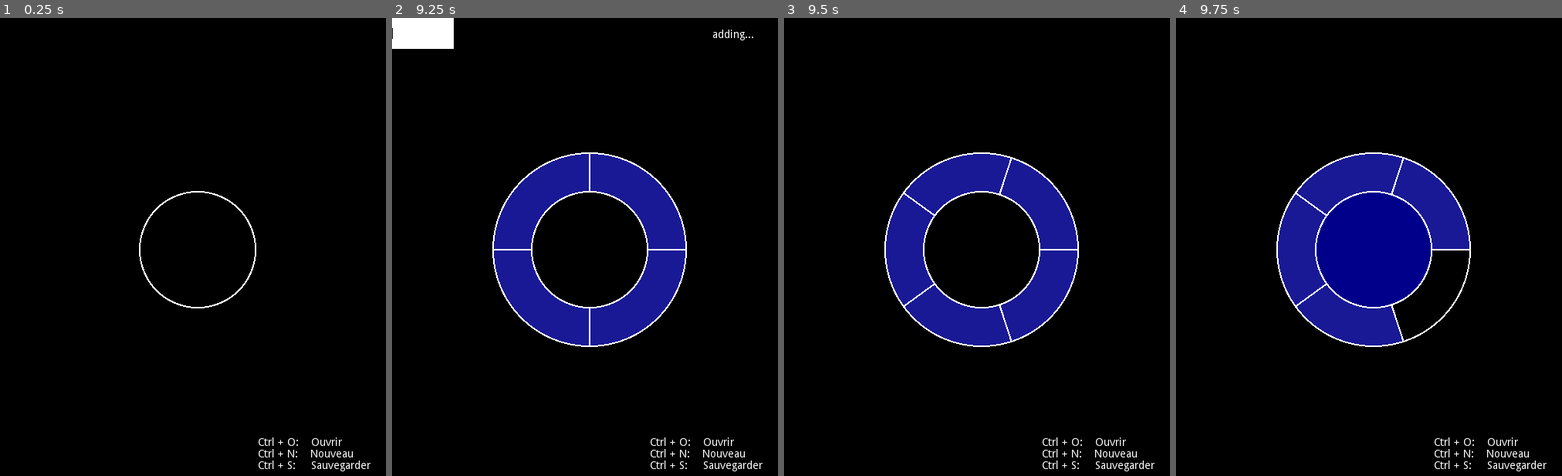
Above: before the commit, frames 1-4 (left to right).
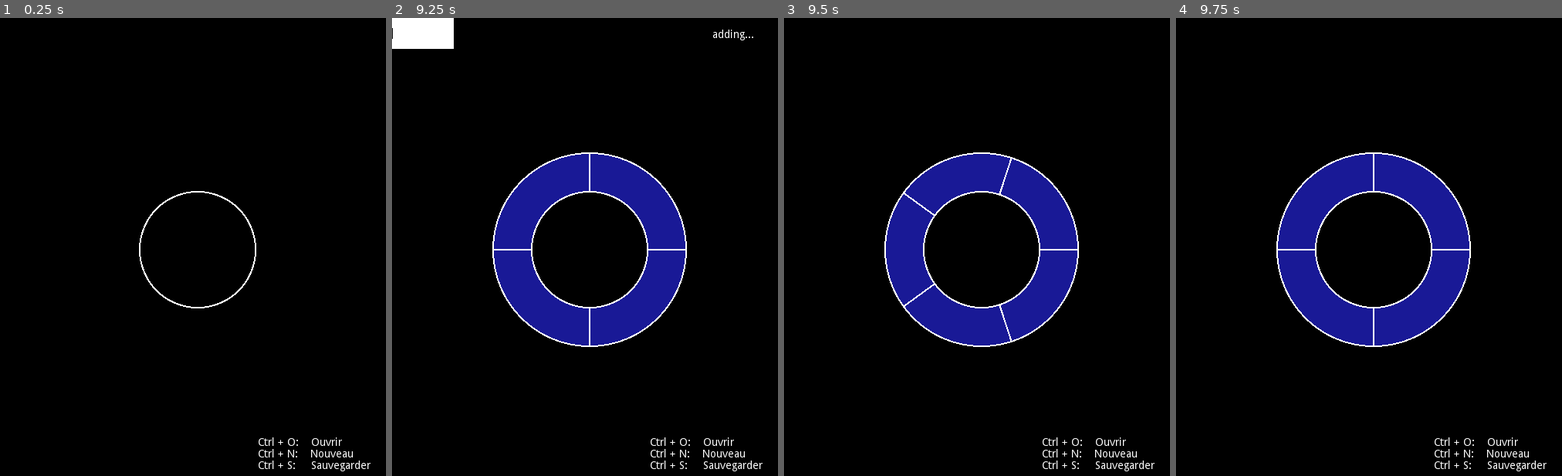
Above: after the commit, the same moments.

Repository: StrayEddy/GoMental
Game: Godot game, scene res://Main.tscn
The game is run twice, just before and just after one commit, with the same random seed, the same clock (stepped at 60 frames per second) and the same inputs.
Inputs (mouse positions are in pixels of both pictures, inside the frame that each line leads up to):
- Up to frame 1 (0.25 s): no input
- Up to frame 2 (9.25 s): tap Enter (ui_accept) at 0.5, 0.77, 0.8, 1.07, 5.75, 5.85, 6.02, 6.32, 6.8, 7.25, 7.52, 7.82, 8.27, 8.3, 8.57, 8.85, 9.02 s; move the mouse to (669, 228) at 0.52 s; hold Right (ui_right) 0.53-1.25 s; tap Delete (ui_del, bound only after the commit) at 0.6, 6.05, 6.6, 7.55, 8.1, 9.05 s; click (669, 228) at 0.67 s; click (422, 31) at 1.27 s; type "12" at 1.35 s; click (488, 31) at 2 s; click (554, 31) at 2.75 s; click (615, 31) at 3.5 s; click (681, 31) at 4.25 s; click (747, 31) at 5 s; move the mouse to (422, 31) at 5.77 s; hold Down (ui_down) 5.78-6.53 s; click (422, 31) at 5.92 s; move the mouse to (623, 146) at 6.52 s; hold Right (ui_right) 6.53-7.28 s; move the mouse to (565, 343) at 7.27 s; hold Up (ui_up) 7.28-8.03 s; tap Tab at 7.35 s; click (565, 343) at 7.42 s; move the mouse to (700, 320) at 8.02 s; hold Left (ui_left) from 8.03 s (still down); move the mouse to (469, 178) at 8.77 s
- Up to frame 3 (9.5 s): keep holding Left (ui_left); tap Enter (ui_accept) at 9.32 s
- Up to frame 4 (9.75 s): move the mouse to (1388, 251) at 9.52 s; release Left (ui_left) at 9.53 s; hold Down (ui_down) from 9.53 s (still down); tap Delete (ui_del, bound only after the commit) at 9.6 s; click (1388, 251) at 9.67 s

Frames 1-3 are identical in both runs. In frame 4, 8.0% of the frame differs, in the area x 26-76%, y 29-72%.

Commit message:
Delete node functionality added

Diff:
--- a/Diagram.gd
+++ b/Diagram.gd
@@ -96,3 +96,6 @@
 	Files.save(name)
 	is_saving = false
 	$Status.text = "saved"
+
+func delete():
+	$Sunburst.delete_node(selected_node)
--- a/Main.gd
+++ b/Main.gd
@@ -3,6 +3,9 @@
 func _process(delta):
 	if Input.is_action_just_pressed("ui_new"):
 		Global.sunburst.restart()
+	if Input.is_action_just_pressed("ui_del"):
+		if not $Diagram.is_typing:
+			$Diagram.delete()
 	if Input.is_action_just_pressed("ui_open"):
 		if not $Diagram.is_typing:
 			$Diagram.is_opening = true
--- a/SearchBar.tscn
+++ b/SearchBar.tscn
@@ -27,6 +27,8 @@
 size_flags_horizontal = 3
 size_flags_vertical = 3
 theme = ExtResource( 3 )
+context_menu_enabled = false
+shortcut_keys_enabled = false
 script = ExtResource( 1 )
 
 [node name="Button" type="Button" parent="."]
--- a/Sunburst.gd
+++ b/Sunburst.gd
@@ -35,6 +35,22 @@
 	parent_leaf.children.append(new_leaf)
 	parent_node.add_node(label)
 	update_tree(tree)
+
+func delete_node(node):
+	if node.level > 1:
+		var parent_node = node.get_parent()
+		var parent_leaf = find_leaf(parent_node.path)
+		var leaf_index = 0
+		for i in range(0, parent_leaf.children.size()):
+			if parent_leaf.children[i].path == node.path:
+				leaf_index = i
+				break
+		parent_leaf.children.remove(leaf_index)
+		parent_node.remove_child(node)
+		node.queue_free()
+
+		Global.diagram.selected_node = select_node(parent_node)
+		update_tree(tree)
 
 func update_tree(tree):
 	self.tree = tree
--- a/project.godot
+++ b/project.godot
@@ -31,6 +31,13 @@
 
 [input]
 
+ui_accept={
+"deadzone": 0.5,
+"events": [ Object(InputEventKey,"resource_local_to_scene":false,"resource_name":"","device":0,"alt":false,"shift":false,"control":false,"meta":false,"command":false,"pressed":false,"scancode":16777221,"unicode":0,"echo":false,"script":null)
+, Object(InputEventKey,"resource_local_to_scene":false,"resource_name":"","device":0,"alt":false,"shift":false,"control":false,"meta":false,"command":false,"pressed":false,"scancode":16777222,"unicode":0,"echo":false,"script":null)
+, Object(InputEventJoypadButton,"resource_local_to_scene":false,"resource_name":"","device":0,"button_index":0,"pressure":0.0,"pressed":false,"script":null)
+ ]
+}
 ui_autocomplete={
 "deadzone": 0.5,
 "events": [ Object(InputEventKey,"resource_local_to_scene":false,"resource_name":"","device":0,"alt":false,"shift":false,"control":false,"meta":false,"command":false,"pressed":false,"scancode":16777218,"unicode":0,"echo":false,"script":null)
@@ -51,6 +58,11 @@
 "events": [ Object(InputEventKey,"resource_local_to_scene":false,"resource_name":"","device":0,"alt":false,"shift":false,"control":true,"meta":false,"command":true,"pressed":false,"scancode":78,"unicode":0,"echo":false,"script":null)
  ]
 }
+ui_del={
+"deadzone": 0.5,
+"events": [ Object(InputEventKey,"resource_local_to_scene":false,"resource_name":"","device":0,"alt":false,"shift":false,"control":false,"meta":false,"command":false,"pressed":false,"scancode":16777224,"unicode":0,"echo":false,"script":null)
+ ]
+}
 
 [rendering]
 
